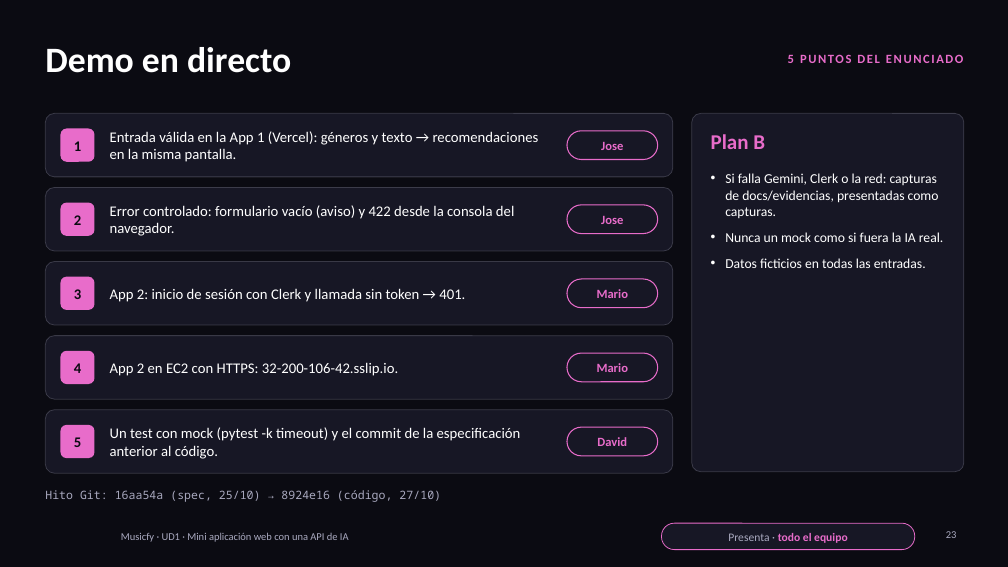
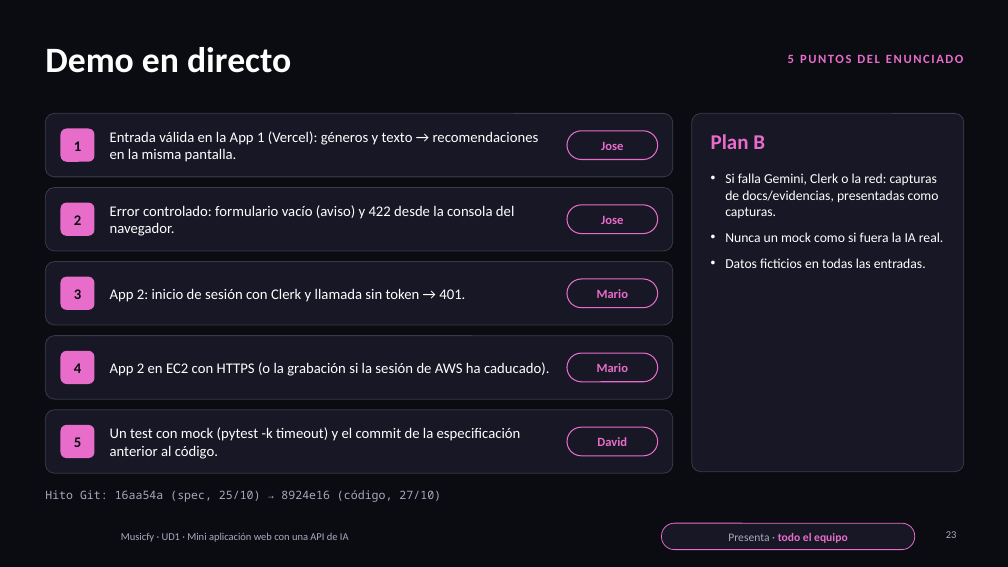
Before and after one commit to N13T4C0/ProyectoWebIA, a slide deck: slide 23 of presentacion/Musicfy-Presentacion.pptx. Drawn at 1008x567 pixels with LibreOffice and Linux fonts; fonts in the diff are those of the drawing; background and template pictures are left out. Boxes give left, top, right and bottom in pixels: in the first picture for what was removed or moved away, otherwise in the second. Text is boxed around its words. In the diff, an @@ line names an element or a change of style, - is before the commit and + after.

Commit message:
EC2: la URL cambia en cada sesión de AWS Academy

```diff
--- a/presentacion/Musicfy-Presentacion.pptx
+++ b/presentacion/Musicfy-Presentacion.pptx
@@ text at (110,362,549,376): text changed @@
-App 2 en EC2 con HTTPS: 32-200-106-42.sslip.io.
+App 2 en EC2 con HTTPS (o la grabación si la sesión de AWS ha caducado).
```
Also in this commit, not shown: 2 other slides changed, 1 other file.
